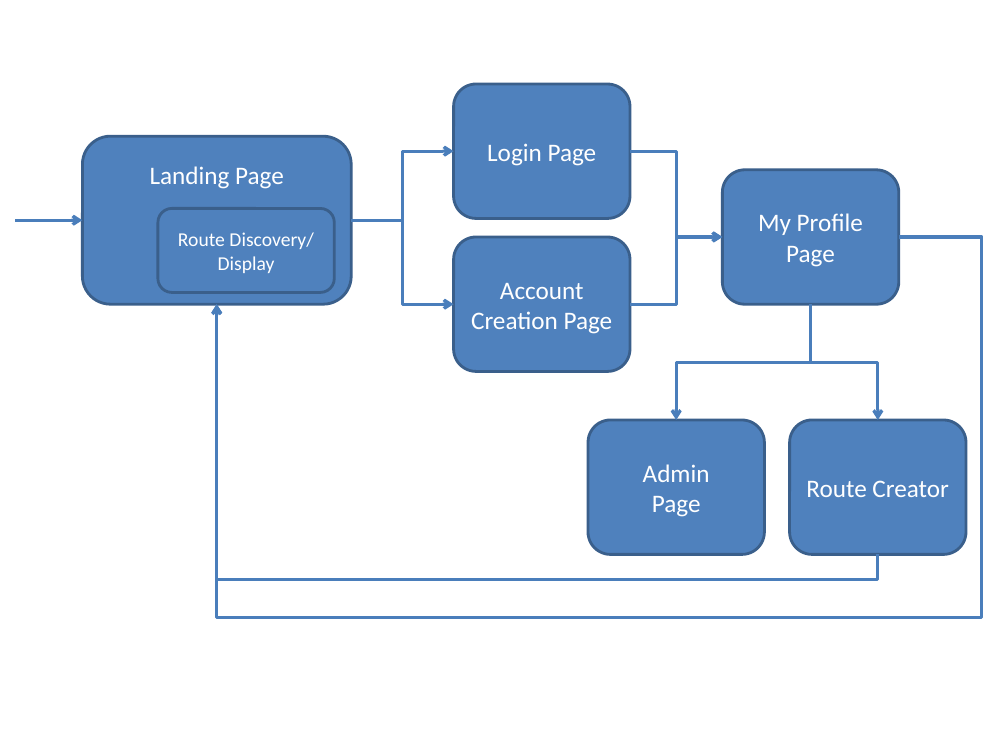
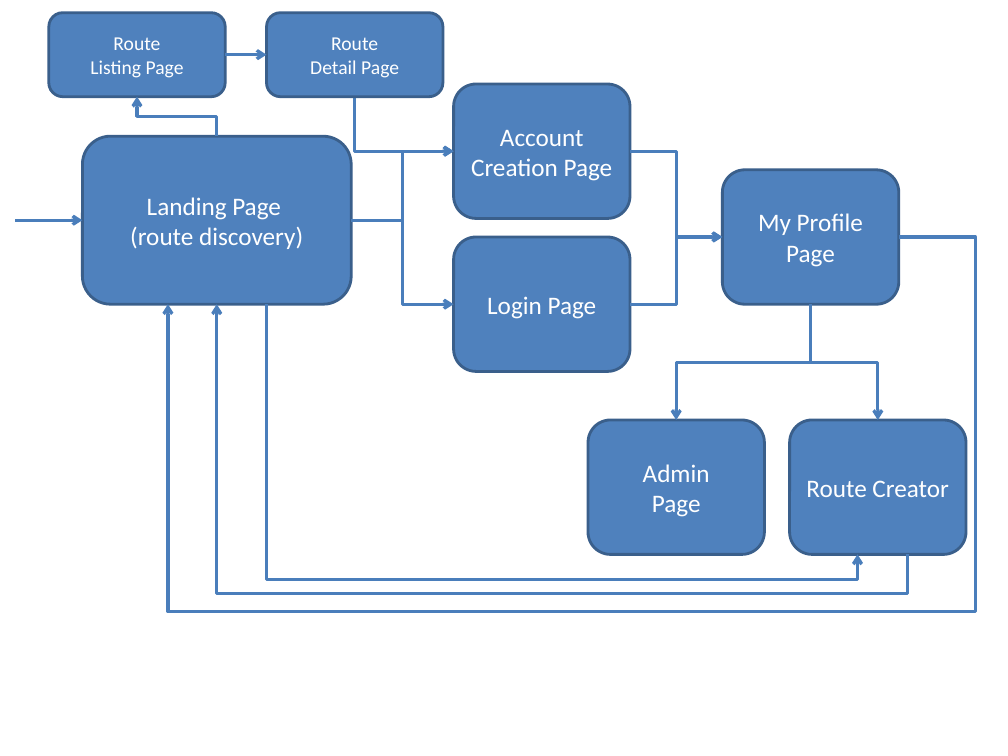
Before and after one commit to nargarawr/ipp-github, a slide deck: slide 13 of picture_creator.pptx (slide 1 before the commit). Drawn at 1008x756 pixels with LibreOffice and Linux fonts; fonts in the diff are those of the drawing. Boxes give left, top, right and bottom in pixels: in the first picture for what was removed or moved away, otherwise in the second. Text is boxed around its words. In the diff, an @@ line names an element or a change of style, - is before the commit and + after.

```diff
--- a/picture_creator.pptx
+++ b/picture_creator.pptx
@@ rounded rectangle added at (48, 13, 225, 97), fill #4F81BD, outline #3A5F8C 2 pt, 14 pt, text #FFFFFF @@
+Route
+Listing Page
@@ rounded rectangle added at (266, 13, 443, 97), fill #4F81BD, outline #3A5F8C 2 pt, 14 pt, text #FFFFFF @@
+Route
+Detail Page
@@ arrow added from (225, 54) to (266, 54), #4B7EBC 2.25 pt @@
@@ elbow arrow added from (217, 136) to (137, 97), #4B7EBC 2.25 pt @@
@@ elbow arrow added from (355, 97) to (454, 151), #4B7EBC 2.25 pt @@
@@ text in rounded rectangle at (471, 130, 613, 181): text changed @@
-Login Page
+Account Creation Page
@@ rounded rectangle removed at (158, 209, 335, 292) @@
-Route Discovery/
-Display
@@ text in rounded rectangle at (130, 227, 303, 249): paragraph added @@
+(route discovery)
@@ elbow arrow moved from (899, 237) - (217, 304) to (899, 237) - (168, 304) @@
@@ text in rounded rectangle at (487, 296, 597, 319): text changed @@
-Account Creation Page
+Login Page
@@ elbow arrow added from (907, 554) to (217, 304), #4B7EBC 2.25 pt @@
@@ elbow arrow moved from (878, 554) - (217, 304) to (266, 304) - (858, 554) @@
```
Also in this commit, not shown: 17 slides added, 39 other files.
